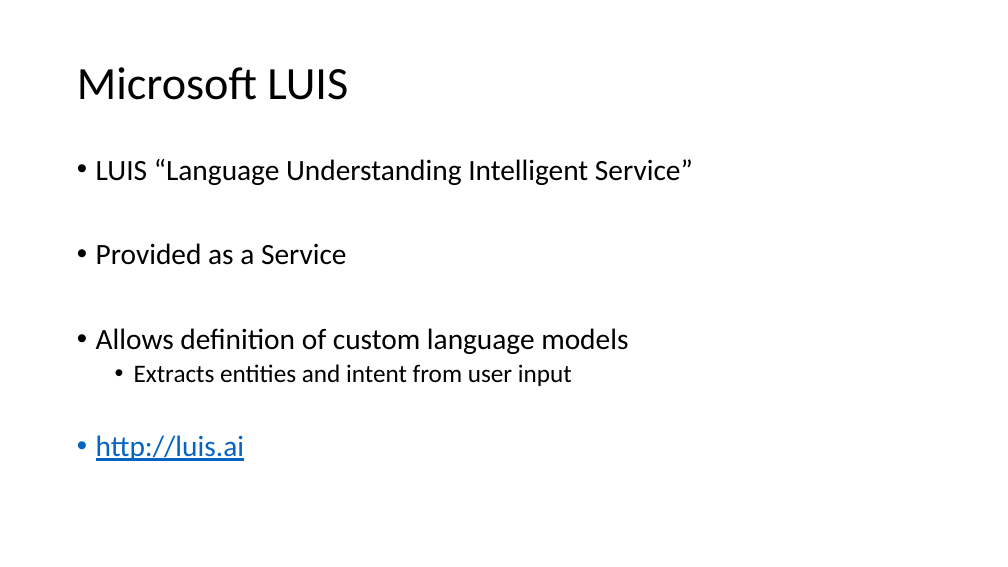
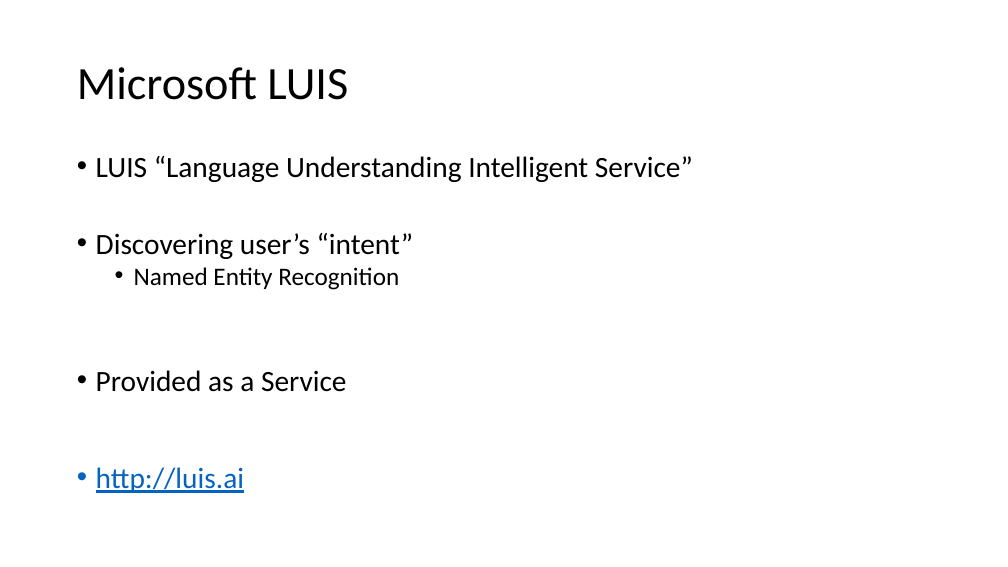
Before and after one commit to aidanmorgan/chatbot-workshop, a slide deck: slide 26 of Introduction to the Microsoft Bot Framework.pptx. Drawn at 1008x567 pixels with LibreOffice and Linux fonts; fonts in the diff are those of the drawing. Boxes give left, top, right and bottom in pixels: in the first picture for what was removed or moved away, otherwise in the second. Text is boxed around its words. In the diff, an @@ line names an element or a change of style, - is before the commit and + after.

```diff
--- a/Introduction to the Microsoft Bot Framework.pptx
+++ b/Introduction to the Microsoft Bot Framework.pptx
@@ text at (96, 156, 693, 493): line spacing 0.9 to 0.8 @@
@@ text at (96, 233, 414, 290): paragraphs added @@
+• Discovering user’s “intent”
+  • Named Entity Recognition
@@ text at (96, 328, 628, 386): paragraphs removed @@
-• Allows definition of custom language models
-  • Extracts entities and intent from user input
```
Also in this commit, not shown: 2 other slides changed, 1 slide added, 2 other files.
